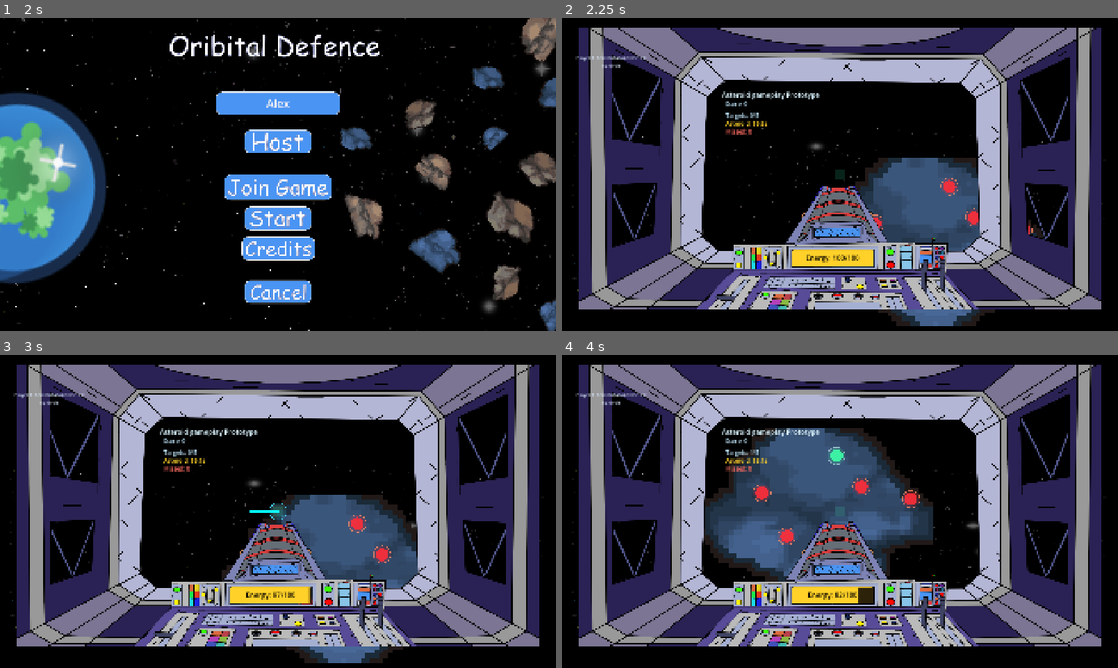
Above: before the commit, frames 1-4 (two rows, left to right).
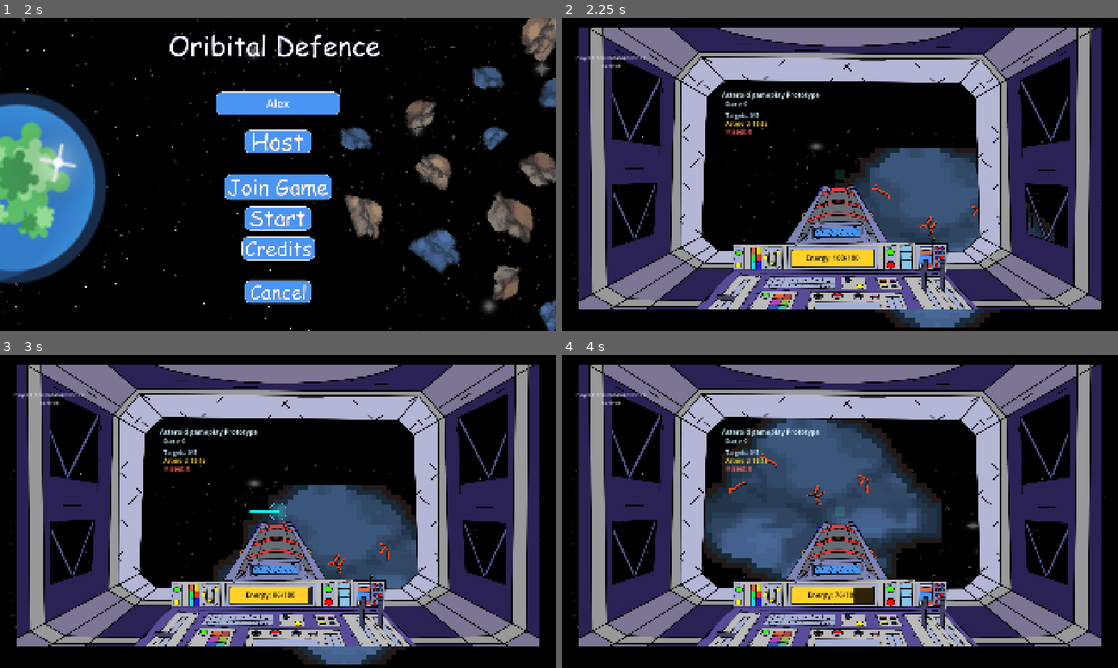
Above: after the commit, the same moments.

Repository: Spudoku/orbital-defense
Game: Godot game, scene res://scenes/control.tscn
The game is run twice, just before and just after one commit, with the same random seed, the same clock (stepped at 60 frames per second) and the same inputs.
Inputs (mouse positions are in pixels of both pictures, inside the frame that each line leads up to):
- Up to frame 1 (2 s): click (278, 102) at 0.52 s; type "Alex" at 0.6 s; click (278, 143) at 1.25 s
- Up to frame 2 (2.25 s): click (840, 218) at 2 s
- Up to frame 3 (3 s): tap Enter at 2.75 s; hold Right (move_right) from 2.78 s (still down); hold Space (fire_laser) from 2.78 s (still down)
- Up to frame 4 (4 s): release Right (move_right) at 3.53 s; release Space (fire_laser) at 3.53 s; hold Down (move_down) from 3.53 s (still down); tap Space (fire_laser) at 3.6 s

Frame 1 is identical in both runs. In frame 2, 2.4% of the frame differs, in the area x 47-89%, y 41-99%; in frame 3, 3.0%; in frame 4, 5.2%, in the area x 25-69%, y 20-80%.

Commit message:
Add highlighted asteroid weakpoints

Diff:
--- a/scenes/target_circle.tscn
+++ b/scenes/target_circle.tscn
@@ -1,36 +1,54 @@
-[gd_scene format=3 uid="uid://dmkyhxf84ps2n"]
+[gd_scene load_steps=4 format=3 uid="uid://dmkyhxf84ps2n"]
+
+[ext_resource type="Script" path="res://scripts/weakpoint_target.gd" id="1_weakpoint"]
 
 [sub_resource type="CircleShape2D" id="CircleShape2D_target"]
-radius = 22.0
+radius = 28.0
 
 [sub_resource type="SceneReplicationConfig" id="SceneReplicationConfig_mc6jx"]
 properties/0/path = NodePath(".:position")
 properties/0/spawn = true
 properties/0/replication_mode = 1
-properties/1/path = NodePath("Glow:color")
+properties/1/path = NodePath(".:rotation")
 properties/1/spawn = true
 properties/1/replication_mode = 1
-properties/2/path = NodePath("Fill:color")
+properties/2/path = NodePath(".:visual_variant")
 properties/2/spawn = true
 properties/2/replication_mode = 1
-properties/3/path = NodePath("Ring:default_color")
+properties/3/path = NodePath(".:completed")
 properties/3/spawn = true
 properties/3/replication_mode = 1
 
 [node name="TargetCircle" type="Area2D" unique_id=1564512870]
+script = ExtResource("1_weakpoint")
 
-[node name="Glow" type="Polygon2D" parent="." unique_id=1594308656]
-color = Color(1, 0.18, 0.22, 0.18)
-polygon = PackedVector2Array(30, 0, 28.9778, 7.76457, 25.9808, 15, 21.2132, 21.2132, 15, 25.9808, 7.76457, 28.9778, 0, 30, -7.76457, 28.9778, -15, 25.9808, -21.2132, 21.2132, -25.9808, 15, -28.9778, 7.76457, -30, 0, -28.9778, -7.76457, -25.9808, -15, -21.2132, -21.2132, -15, -25.9808, -7.76457, -28.9778, 0, -30, 7.76457, -28.9778, 15, -25.9808, 21.2132, -21.2132, 25.9808, -15, 28.9778, -7.76457)
+[node name="OutlineMain" type="Line2D" parent="."]
+scale = Vector2(1.25, 1.25)
+width = 6.0
+default_color = Color(1, 0.28, 0.08, 0.95)
+begin_cap_mode = 2
+end_cap_mode = 2
+joint_mode = 2
 
-[node name="Fill" type="Polygon2D" parent="." unique_id=150444997]
-color = Color(1, 0.18, 0.22, 0.9)
-polygon = PackedVector2Array(22, 0, 21.2504, 5.69395, 19.0526, 11, 15.5563, 15.5563, 11, 19.0526, 5.69395, 21.2504, 0, 22, -5.69395, 21.2504, -11, 19.0526, -15.5563, 15.5563, -19.0526, 11, -21.2504, 5.69395, -22, 0, -21.2504, -5.69395, -19.0526, -11, -15.5563, -15.5563, -11, -19.0526, -5.69395, -21.2504, 0, -22, 5.69395, -21.2504, 11, -19.0526, 15.5563, -15.5563, 19.0526, -11, 21.2504, -5.69395)
+[node name="OutlineBranchA" type="Line2D" parent="."]
+scale = Vector2(1.25, 1.25)
+width = 6.0
+default_color = Color(1, 0.28, 0.08, 0.95)
+begin_cap_mode = 2
+end_cap_mode = 2
+joint_mode = 2
 
-[node name="Ring" type="Line2D" parent="." unique_id=1591774967]
-points = PackedVector2Array(30, 0, 28.9778, 7.76457, 25.9808, 15, 21.2132, 21.2132, 15, 25.9808, 7.76457, 28.9778, 0, 30, -7.76457, 28.9778, -15, 25.9808, -21.2132, 21.2132, -25.9808, 15, -28.9778, 7.76457, -30, 0, -28.9778, -7.76457, -25.9808, -15, -21.2132, -21.2132, -15, -25.9808, -7.76457, -28.9778, 0, -30, 7.76457, -28.9778, 15, -25.9808, 21.2132, -21.2132, 25.9808, -15, 28.9778, -7.76457, 30, 0)
-width = 2.0
-default_color = Color(1, 0.55, 0.4, 0.75)
+[node name="OutlineBranchB" type="Line2D" parent="."]
+scale = Vector2(1.25, 1.25)
+width = 6.0
+default_color = Color(1, 0.28, 0.08, 0.95)
+begin_cap_mode = 2
+end_cap_mode = 2
+joint_mode = 2
+
+[node name="Crack" type="Sprite2D" parent="."]
+texture_filter = 1
+scale = Vector2(1.25, 1.25)
 
 [node name="CollisionShape2D" type="CollisionShape2D" parent="." unique_id=1846352383]
 shape = SubResource("CircleShape2D_target")
--- a/scripts/keyboard_tracing_prototype.gd
+++ b/scripts/keyboard_tracing_prototype.gd
@@ -25,7 +25,7 @@
 const LASER_RADIUS = 30.0
 const LINE_POINT_MIN_DISTANCE = 4.0
 const MAX_ENERGY = 100.0
-const ENERGY_DRAIN_PER_SECOND = 15.0
+const ENERGY_DRAIN_PER_SECOND = 20.0
 const ASTEROID_TIME_LIMIT = 20.0
 const ASTEROID_MISS_ENERGY_PENALTY = 25.0
 
@@ -34,14 +34,14 @@
 const TARGET_COUNT = 5
 const TARGET_SPAWN_MARGIN = 55.0
 const TARGET_SPAWN_TOP = 130.0
-const TARGET_MINIMUM_SPACING = 100.0
-const TARGET_PLACEMENT_RADIUS = 32.0
+const TARGET_MINIMUM_SPACING = 120.0
+const TARGET_PLACEMENT_RADIUS = 52.0
 const TARGET_ALPHA_THRESHOLD = 0.8
 const TARGET_ALPHA_SAMPLE_COUNT = 16
 const OFFSCREEN_BUBBLE_EDGE_MARGIN = 56.0
 const OFFSCREEN_BUBBLE_RADIUS = 17.0
-const ASTEROID_WIDTH_MIN = 960.0
-const ASTEROID_WIDTH_MAX = 1100.0
+const ASTEROID_WIDTH_MIN = 1040.0
+const ASTEROID_WIDTH_MAX = 1180.0
 # target colors
 const TARGET_RED_FILL = Color(1.0, 0.18, 0.22, 0.9)
 const TARGET_RED_GLOW = Color(1.0, 0.18, 0.22, 0.18)
@@ -281,6 +281,7 @@
 
 	_randomize_asteroid()
 	_randomize_target_positions()
+	_randomize_target_visuals()
 	completed_targets = 0
 	asteroid_time_remaining = ASTEROID_TIME_LIMIT
 	_reset_laser_collision()
@@ -416,6 +417,24 @@
 		candidates.erase(selected_position)
 
 
+func _randomize_target_visuals() -> void:
+	if not multiplayer.is_server():
+		return
+
+	var variant_offset: int = randi_range(0, WeakpointTarget.VARIANT_COUNT - 1)
+	var variants: Array[int] = []
+	for target_index in range(_targets.size()):
+		variants.append((target_index + variant_offset) % WeakpointTarget.VARIANT_COUNT)
+	variants.shuffle()
+
+	for target_index in range(_targets.size()):
+		var weakpoint: WeakpointTarget = _targets[target_index] as WeakpointTarget
+		if weakpoint == null:
+			continue
+		weakpoint.visual_variant = variants[target_index]
+		weakpoint.rotation = randf_range(-PI, PI)
+
+
 func _build_asteroid_target_candidates() -> Array[Vector2]:
 	var candidates: Array[Vector2] = []
 	var image: Image = _asteroid.texture.get_image()
@@ -545,6 +564,10 @@
 func _is_target_completed(target: Area2D) -> bool:
 	if not multiplayer.is_server():
 		return false
+
+	var weakpoint: WeakpointTarget = target as WeakpointTarget
+	if weakpoint != null:
+		return weakpoint.completed
 	return bool(target.get_meta("completed", false))
 
 # server only
@@ -553,16 +576,9 @@
 		return
 	target.set_meta("completed", completed)
 
-	var fill: Polygon2D = target.get_node_or_null("Fill") as Polygon2D
-	var glow: Polygon2D = target.get_node_or_null("Glow") as Polygon2D
-	var ring: Line2D = target.get_node_or_null("Ring") as Line2D
-
-	if fill != null:
-		fill.color = TARGET_DONE_FILL if completed else TARGET_RED_FILL
-	if glow != null:
-		glow.color = TARGET_DONE_GLOW if completed else TARGET_RED_GLOW
-	if ring != null:
-		ring.default_color = TARGET_DONE_RING if completed else TARGET_RED_RING
+	var weakpoint: WeakpointTarget = target as WeakpointTarget
+	if weakpoint != null:
+		weakpoint.set_completed(completed)
 
 	completed_targets += 1 if completed else 0
 
@@ -765,11 +781,13 @@
 		)
 
 func _is_target_completed_for_display(target: Area2D) -> bool:
+	var weakpoint: WeakpointTarget = target as WeakpointTarget
+	if weakpoint != null:
+		return weakpoint.completed
+
 	if bool(target.get_meta("completed", false)):
 		return true
-
-	var fill: Polygon2D = target.get_node_or_null("Fill") as Polygon2D
-	return fill != null and fill.color == TARGET_DONE_FILL
+	return false
 
 func _update_cockpit_frame() -> void:
 	var my_id: int = multiplayer.get_unique_id()
--- /dev/null
+++ b/scripts/weakpoint_target.gd
@@ -0,0 +1,91 @@
+@tool
+extends Area2D
+class_name WeakpointTarget
+
+const NORMAL_TEXTURES = [
+	preload("res://assets/weakpoints/crack_1_normal.png"),
+	preload("res://assets/weakpoints/crack_2_normal.png"),
+	preload("res://assets/weakpoints/crack_4_normal.png"),
+]
+const GLOW_TEXTURES = [
+	preload("res://assets/weakpoints/crack_1_glow.png"),
+	preload("res://assets/weakpoints/crack_2_glow.png"),
+	preload("res://assets/weakpoints/crack_4_glow.png"),
+]
+const VARIANT_COUNT: int = 3
+const GLOW_PULSE_SPEED: float = 5.0
+const NORMAL_OUTLINE_COLOR := Color(1.0, 0.28, 0.08, 0.95)
+const COMPLETED_OUTLINE_COLOR := Color(1.0, 0.82, 0.22, 1.0)
+const OUTLINE_PATHS = [
+	[
+		[Vector2(-7, -25), Vector2(-5, -22), Vector2(-1, -18), Vector2(2, -14), Vector2(2, -8), Vector2(1, -2), Vector2(0, 4), Vector2(-2, 10), Vector2(-1, 17)],
+		[Vector2(-1, 2), Vector2(-7, 0), Vector2(-12, -4), Vector2(-16, -8), Vector2(-22, -10), Vector2(-26, -13)],
+		[Vector2(0, 1), Vector2(6, -3), Vector2(12, -7), Vector2(18, -11), Vector2(24, -13)],
+	],
+	[
+		[Vector2(-7, -11), Vector2(-6, -3), Vector2(-4, 2), Vector2(1, 6), Vector2(7, 10), Vector2(13, 14), Vector2(19, 19), Vector2(22, 25), Vector2(22, 31)],
+		[Vector2(21, 23), Vector2(30, 25)],
+	],
+	[
+		[Vector2(-2, -22), Vector2(-2, -8), Vector2(-2, 8), Vector2(1, 15), Vector2(6, 18)],
+		[Vector2(17, 1), Vector2(14, 8), Vector2(10, 15), Vector2(6, 18)],
+		[Vector2(6, 18), Vector2(14, 20), Vector2(22, 23)],
+	],
+]
+
+@export_range(0, VARIANT_COUNT - 1, 1) var visual_variant: int = 0:
+	set(value):
+		visual_variant = clampi(value, 0, VARIANT_COUNT - 1)
+		_refresh_visual()
+
+@export var completed: bool = false:
+	set(value):
+		completed = value
+		_glow_time = 0.0
+		_refresh_visual()
+
+@onready var _crack: Sprite2D = $Crack
+@onready var _outline_segments: Array[Line2D] = [
+	$OutlineMain,
+	$OutlineBranchA,
+	$OutlineBranchB,
+]
+
+var _glow_time: float = 0.0
+
+
+func _ready() -> void:
+	_refresh_visual()
+
+
+func _process(delta: float) -> void:
+	if not completed or Engine.is_editor_hint():
+		return
+
+	_glow_time += delta
+	var glow_alpha: float = 0.82 + sin(_glow_time * GLOW_PULSE_SPEED) * 0.18
+	_crack.modulate = Color(1.0, 1.0, 1.0, glow_alpha)
+
+
+func set_completed(value: bool) -> void:
+	completed = value
+
+
+func _refresh_visual() -> void:
+	if not is_node_ready() or _crack == null:
+		return
+
+	_crack.texture = GLOW_TEXTURES[visual_variant] if completed else NORMAL_TEXTURES[visual_variant]
+	_crack.modulate = Color.WHITE
+	_refresh_outline()
+	set_process(completed and not Engine.is_editor_hint())
+
+
+func _refresh_outline() -> void:
+	var paths: Array = OUTLINE_PATHS[visual_variant]
+	var outline_color: Color = COMPLETED_OUTLINE_COLOR if completed else NORMAL_OUTLINE_COLOR
+
+	for index in range(_outline_segments.size()):
+		var segment := _outline_segments[index]
+		segment.default_color = outline_color
+		segment.points = PackedVector2Array(paths[index]) if index < paths.size() else PackedVector2Array()
--- /dev/null
+++ b/tests/weakpoint_validation.gd
@@ -0,0 +1,72 @@
+extends SceneTree
+
+const TARGET_RADIUS: float = 52.0
+const ASTEROID_VARIANT_COUNT: int = 8
+const ASTEROID_TEST_WIDTHS = [1040.0, 1180.0]
+
+var _failures: Array[String] = []
+
+
+func _init() -> void:
+	call_deferred("_run")
+
+
+func _run() -> void:
+	var level_scene: PackedScene = load("res://scenes/keyboard_tracing_prototype.tscn")
+	var level: Node2D = level_scene.instantiate()
+	root.add_child(level)
+	await process_frame
+
+	var targets: Array = level.get("_targets")
+	if targets.size() != 5:
+		_failures.append("Expected 5 weakpoints, found %d." % targets.size())
+
+	var asteroid: Sprite2D = level.get_node("Asteroid")
+	for asteroid_width in ASTEROID_TEST_WIDTHS:
+		for variant in range(ASTEROID_VARIANT_COUNT):
+			level.set("asteroid_variant", variant)
+			level.set("asteroid_width", asteroid_width)
+			level.set("asteroid_position", Vector2(1200.0, 675.0))
+			level.call("_apply_asteroid_visual", true)
+			level.call("_randomize_target_positions")
+			level.call("_randomize_target_visuals")
+
+			var image: Image = asteroid.texture.get_image()
+			var image_size: Vector2 = Vector2(image.get_width(), image.get_height())
+			var radius_in_pixels: float = TARGET_RADIUS / maxf(absf(asteroid.scale.x), 0.001)
+			var seen_variants: Dictionary = {}
+
+			for target_node in targets:
+				var target: WeakpointTarget = target_node as WeakpointTarget
+				if target == null:
+					_failures.append("Target is not a WeakpointTarget.")
+					continue
+
+				var pixel_position: Vector2 = asteroid.to_local(target.global_position) + image_size * 0.5
+				if not bool(level.call("_is_opaque_target_area", image, pixel_position, radius_in_pixels)):
+					_failures.append(
+						"Variant %d at width %.0f placed a crack outside the asteroid."
+						% [variant, asteroid_width]
+					)
+
+				seen_variants[target.visual_variant] = true
+				var normal_texture: Texture2D = target.get_node("Crack").texture
+				target.set_completed(true)
+				if target.get_node("Crack").texture == normal_texture:
+					_failures.append("Variant %d did not switch to its glow texture." % target.visual_variant)
+				target.set_completed(false)
+
+			if seen_variants.size() != WeakpointTarget.VARIANT_COUNT:
+				_failures.append("Asteroid variant %d did not use all crack shapes." % variant)
+
+	level.queue_free()
+	await process_frame
+
+	if _failures.is_empty():
+		print("Weakpoint validation passed for all 8 asteroid variants at both size limits.")
+		quit(0)
+		return
+
+	for failure in _failures:
+		push_error(failure)
+	quit(1)
Binary file added: assets/weakpoints/crack_1_glow.png
Not shown, added: assets/weakpoints/crack_1_glow.png.import
Binary file added: assets/weakpoints/crack_1_normal.png
Not shown, added: assets/weakpoints/crack_1_normal.png.import
Binary file added: assets/weakpoints/crack_2_glow.png
Not shown, added: assets/weakpoints/crack_2_glow.png.import
Binary file added: assets/weakpoints/crack_2_normal.png
Not shown, added: assets/weakpoints/crack_2_normal.png.import
Binary file added: assets/weakpoints/crack_4_glow.png
Not shown, added: assets/weakpoints/crack_4_glow.png.import
Binary file added: assets/weakpoints/crack_4_normal.png
Not shown, added: assets/weakpoints/crack_4_normal.png.import
(and 3 more such lines)
